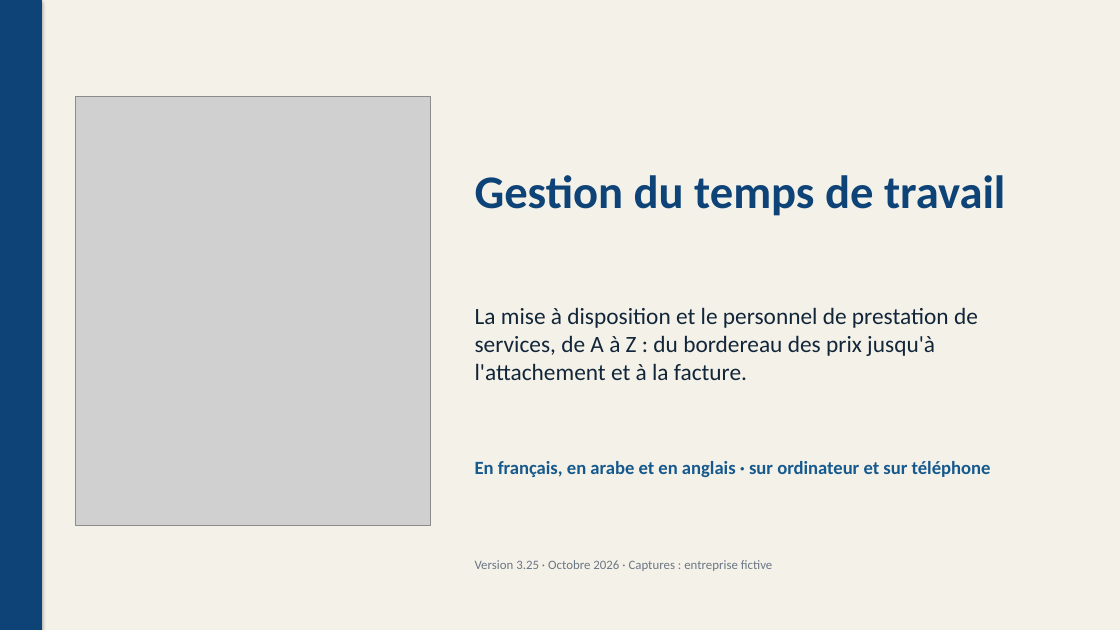
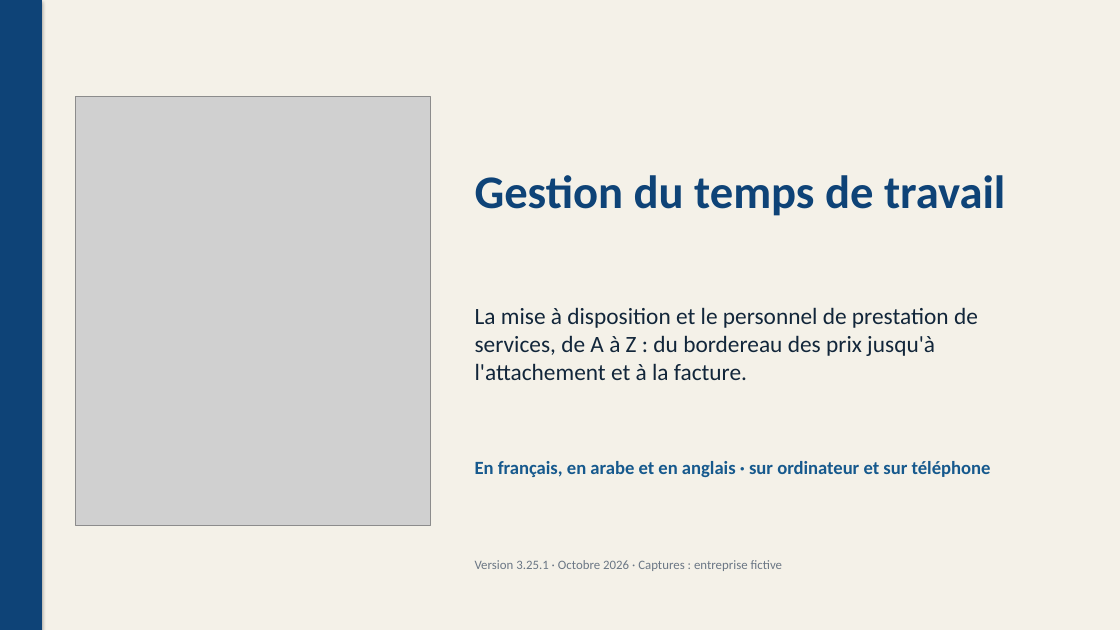
Before and after one commit to rayanem-dev/pointage-app, a slide deck: slide 1 of Kit-Sijil/Sijil-Presentation.pptx. Drawn at 1120x630 pixels with LibreOffice and Linux fonts; fonts in the diff are those of the drawing; grey boxes stand for pictures. Boxes give left, top, right and bottom in pixels: in the first picture for what was removed or moved away, otherwise in the second. Text is boxed around its words. In the diff, an @@ line names an element or a change of style, - is before the commit and + after.

```diff
--- a/Kit-Sijil/Sijil-Presentation.pptx
+++ b/Kit-Sijil/Sijil-Presentation.pptx
@@ text at bbox=[475, 560, 782, 571]: text changed @@
-Version 3.25 · Octobre 2026 · Captures : entreprise fictive
+Version 3.25.1 · Octobre 2026 · Captures : entreprise fictive
```
Also in this commit, not shown: 21 other files.
